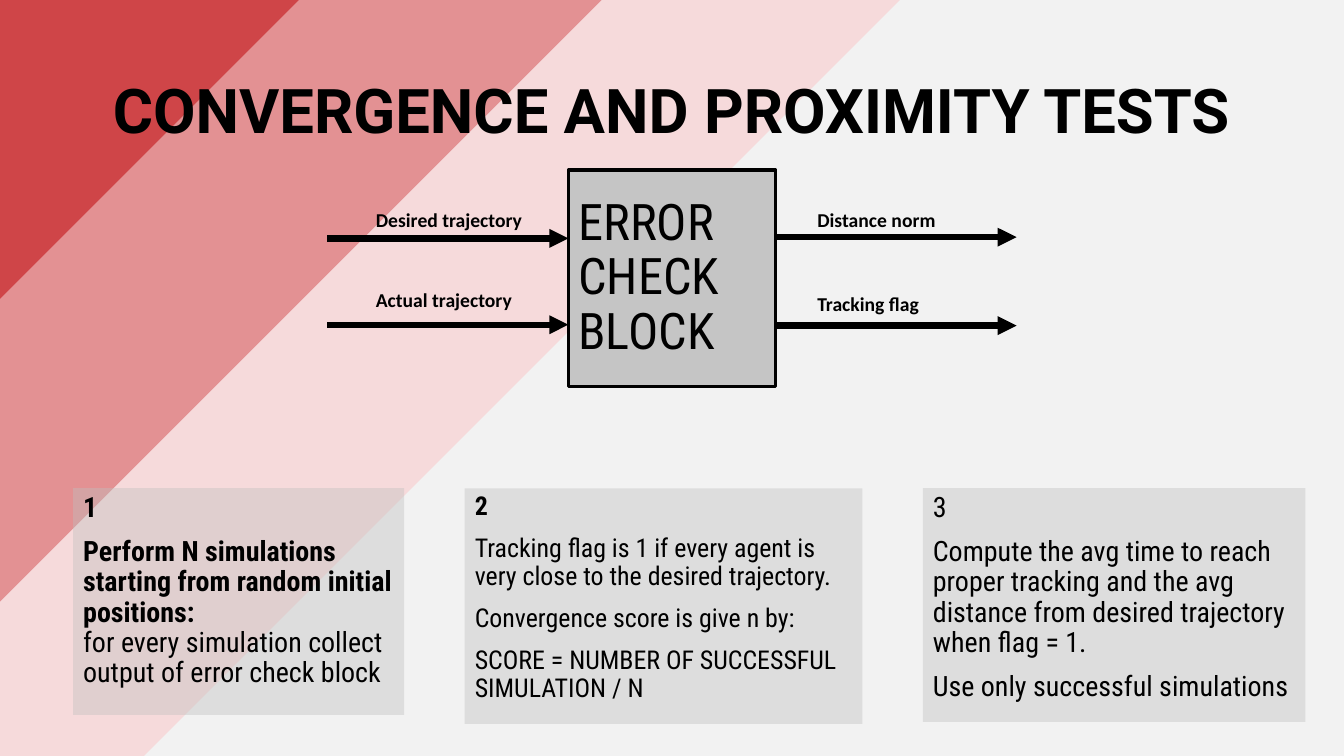
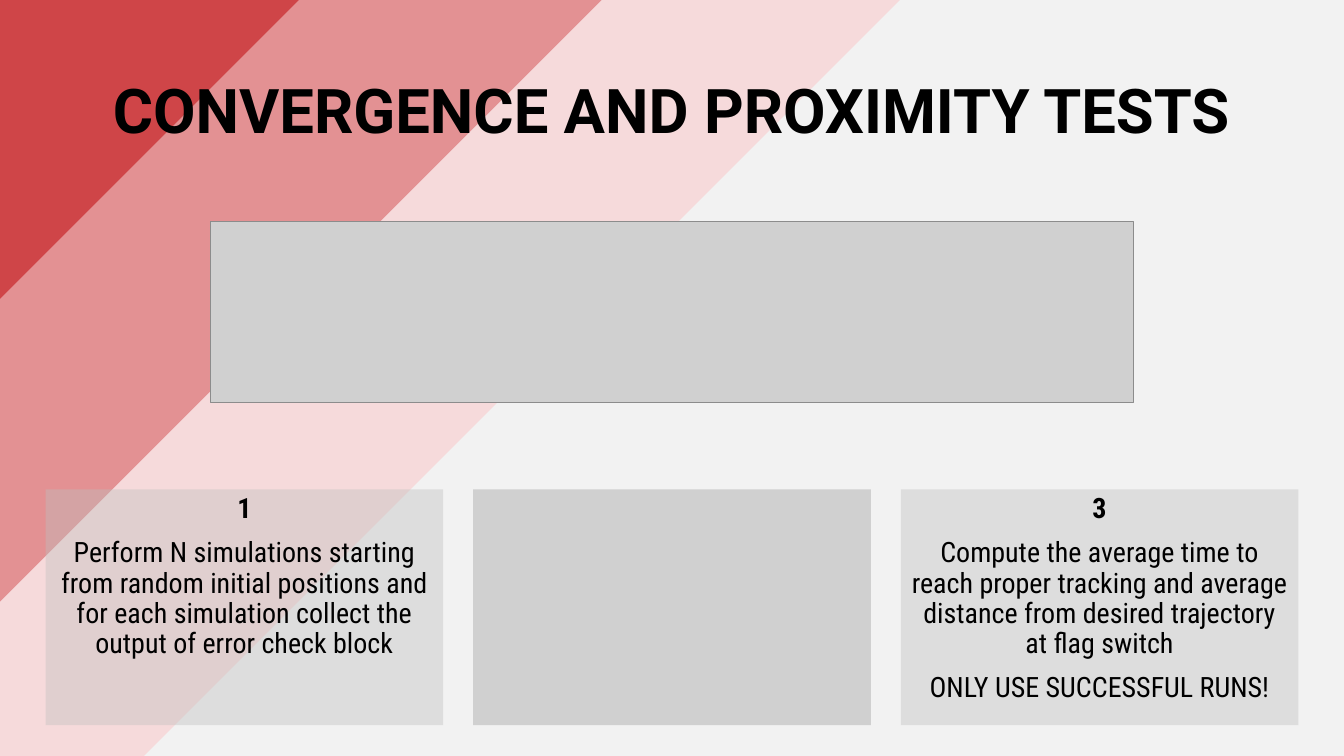
Before and after one commit to PippoGot/R-C2, a slide deck: slide 13 of documentation/presentation.pptx (slide 12 before the commit). Drawn at 1344x756 pixels with LibreOffice and Linux fonts; fonts in the diff are those of the drawing; grey boxes stand for pictures. Boxes give left, top, right and bottom in pixels: in the first picture for what was removed or moved away, otherwise in the second. Text is boxed around its words. In the diff, an @@ line names an element or a change of style, - is before the commit and + after.

```diff
--- a/documentation/presentation.pptx
+++ b/documentation/presentation.pptx
@@ picture added at box(211, 222, 1133, 403) @@
@@ group removed at box(328, 170, 1016, 387): 4 arrows, 4 texts, 1 rectangle @@
-ERROR CHECK BLOCK
-Desired trajectory
-Actual trajectory
-Distance norm
-Tracking flag
@@ rectangle "1": place and size @@
-rectangle "1" at box(73, 488, 404, 715)
+rectangle "1" at box(45, 490, 443, 726)
@@ text in rectangle at box(237, 498, 251, 518): alignment left to centre @@
@@ rectangle removed at box(465, 488, 862, 724) @@
-2
-Tracking flag is 1 if every agent is very close to the desired trajectory.
-Convergence score is give n by:
-SCORE = NUMBER OF SUCCESSFUL SIMULATION / N
@@ picture added at box(473, 490, 870, 726) @@
@@ rectangle "3": place and size @@
-rectangle "3" at box(923, 488, 1305, 722)
+rectangle "3" at box(901, 490, 1299, 726)
@@ text in rectangle at box(1092, 498, 1106, 519): bold on in "3"; alignment left to centre @@
@@ text in rectangle at box(61, 540, 427, 659): text changed; bold off @@
-Perform N simulations starting from random initial positions:
-for every simulation collect output of error check block
+Perform N simulations starting from random initial positions and
+for each simulation collect the output of error check block
@@ text in rectangle at box(912, 541, 1287, 698): text changed @@
-Compute the avg time to reach proper tracking and the avg distance from desired trajectory when flag = 1.
-Use only successful simulations
+Compute the average time to reach proper tracking and average distance from desired trajectory at flag switch
+ONLY USE SUCCESSFUL RUNS!
```
Also in this commit, not shown: 9 other slides changed, 2 slides added, 11 other files.
